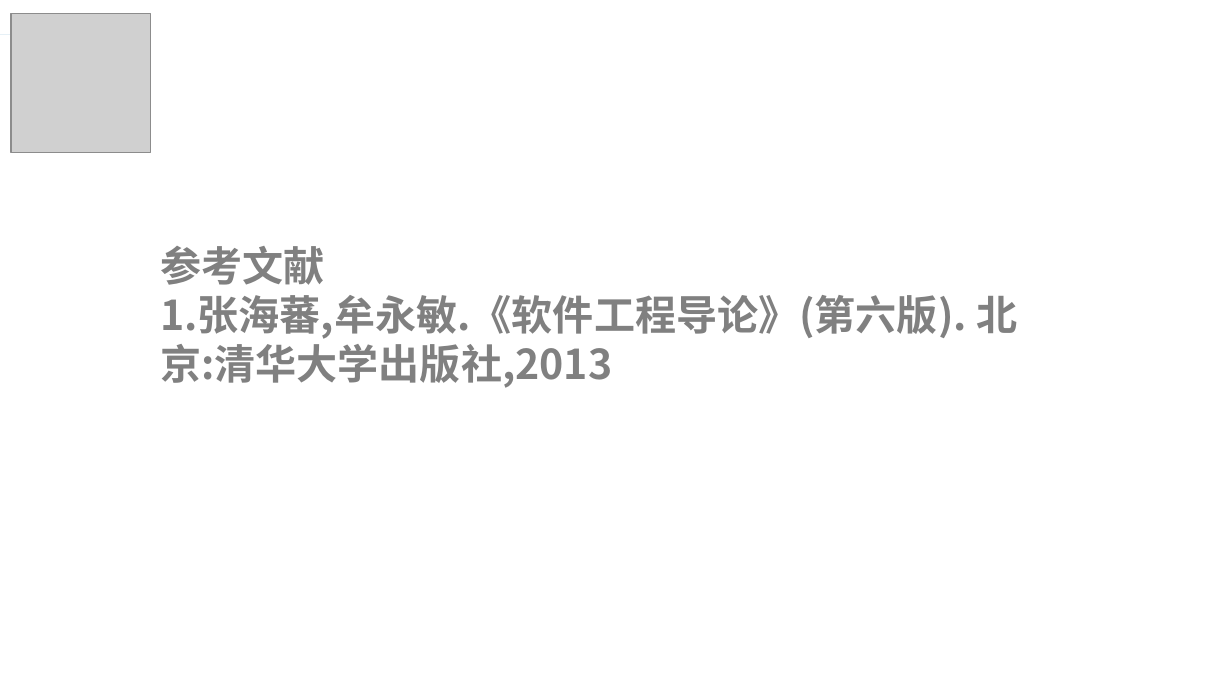
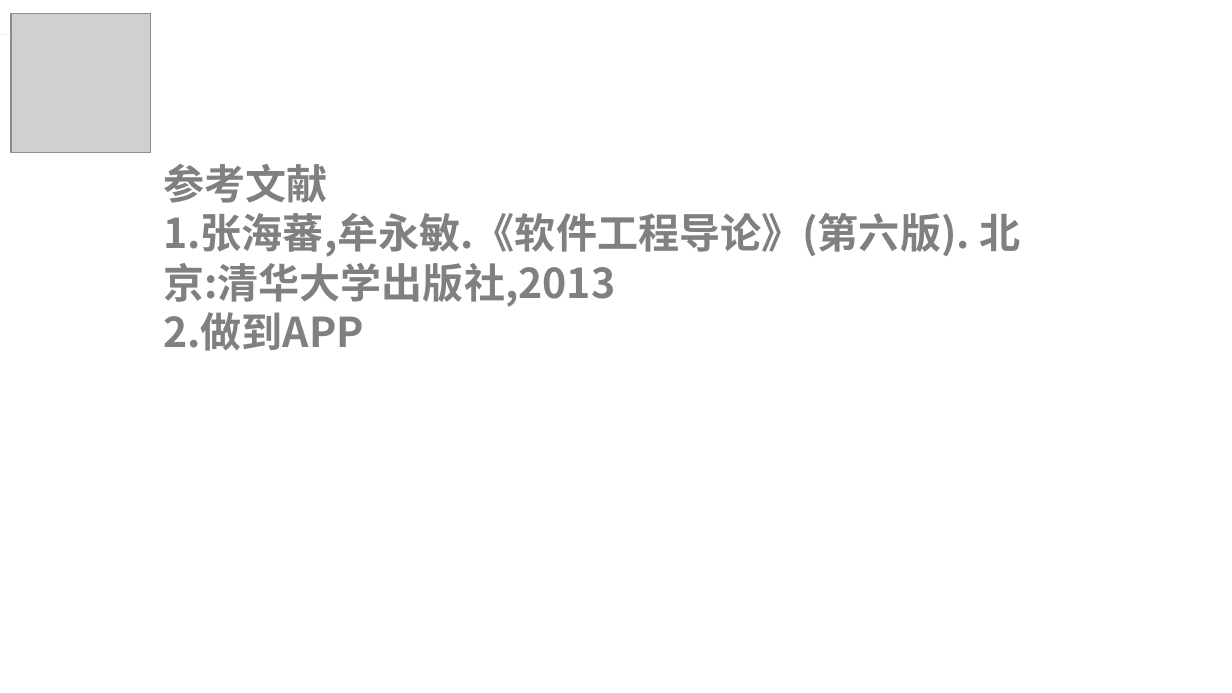
Before and after one commit to lorenzoyoung/ZUCC-Lazy-Bone, a slide deck: slide 10 of 评审PPT/项目计划/ZUCCLazyBone项目计划.pptx. Drawn at 1232x693 pixels with LibreOffice and Linux fonts; fonts in the diff are those of the drawing; grey boxes stand for pictures. Boxes give left, top, right and bottom in pixels: in the first picture for what was removed or moved away, otherwise in the second. Text is boxed around its words. In the diff, an @@ line names an element or a change of style, - is before the commit and + after.

```diff
--- a/评审PPT/项目计划/ZUCCLazyBone项目计划.pptx
+++ b/评审PPT/项目计划/ZUCCLazyBone项目计划.pptx
@@ text "参考文献": place and size @@
-text "参考文献" at bbox=[160, 246, 1017, 388]
+text "参考文献" at bbox=[163, 164, 1020, 351]
@@ text at bbox=[163, 312, 364, 351]: paragraph added @@
+2.做到APP
```
Also in this commit, not shown: 4 other slides changed, 10 other files.
